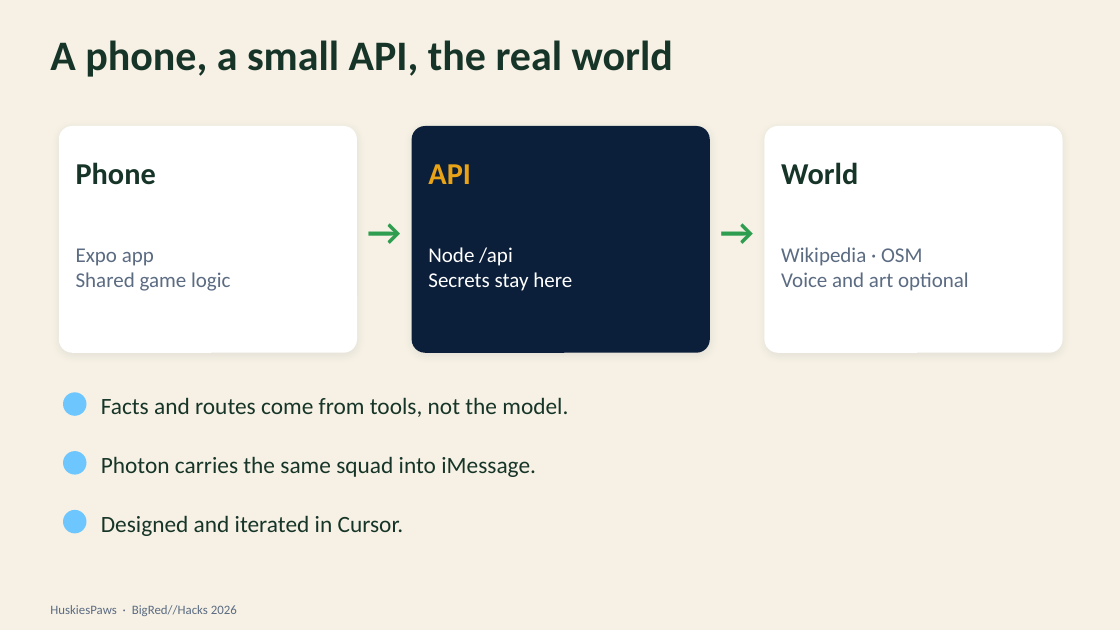
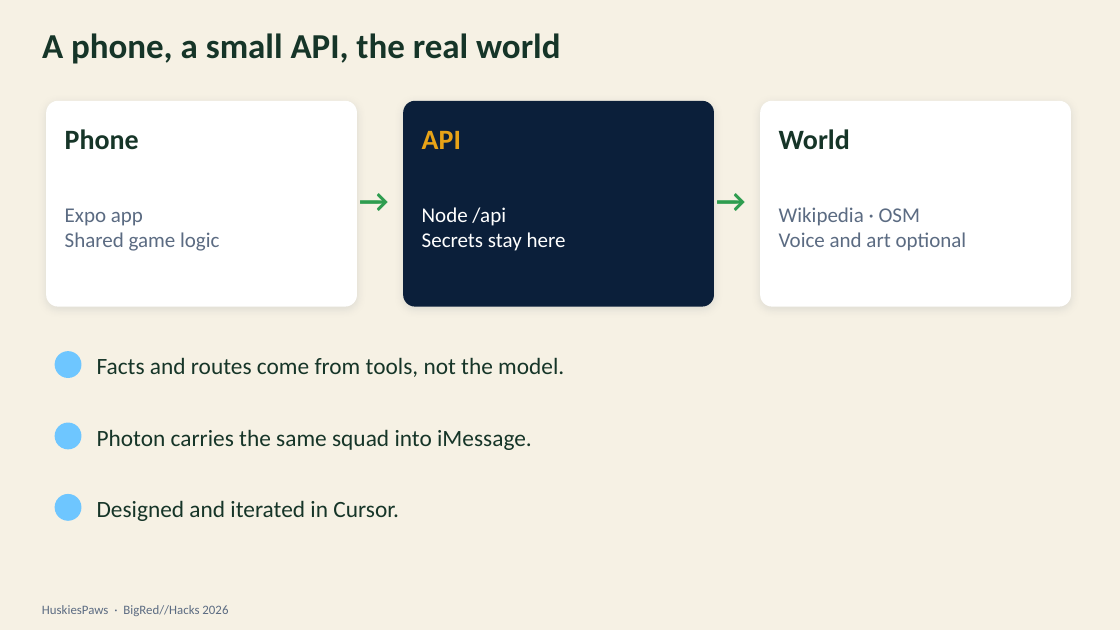
Before and after one commit to LuisMend12/HuskiesPaws, a slide deck: slide 5 of docs/presentation/HuskiesPaws-BigRedHacks-2026.pptx. Drawn at 1120x630 pixels with LibreOffice and Linux fonts; fonts in the diff are those of the drawing. Boxes give left, top, right and bottom in pixels: in the first picture for what was removed or moved away, otherwise in the second. Text is boxed around its words. In the diff, an @@ line names an element or a change of style, - is before the commit and + after.

```diff
--- a/docs/presentation/HuskiesPaws-BigRedHacks-2026.pptx
+++ b/docs/presentation/HuskiesPaws-BigRedHacks-2026.pptx
@@ title "A phone, a small API, ...": place and size @@
-title "A phone, a small API, ..." at (50, 40, 673, 77)
+title "A phone, a small API, ..." at (42, 33, 560, 64)
@@ title "A phone, a small API, ..." at (42, 33, 560, 64): size 36 to 30 pt @@
@@ shadow changed; proportions changed in 3 elements at (403, 101, 714, 307), (760, 101, 1071, 307), (46, 101, 357, 307) @@
@@ rounded rectangle: place and size @@
-rounded rectangle at (59, 126, 357, 353)
+rounded rectangle at (46, 101, 357, 307)
@@ size 26 to 24 pt in 3 elements at (779, 129, 850, 150), (422, 131, 461, 149), (65, 129, 139, 149) @@
@@ text "Phone": place and size @@
-text "Phone" at (76, 162, 156, 185)
+text "Phone" at (65, 129, 139, 149)
@@ rounded rectangle: place and size @@
-rounded rectangle at (412, 126, 710, 353)
+rounded rectangle at (403, 101, 714, 307)
@@ text "API": place and size @@
-text "API" at (428, 164, 471, 184)
+text "API" at (422, 131, 461, 149)
@@ rounded rectangle: place and size @@
-rounded rectangle at (765, 126, 1063, 353)
+rounded rectangle at (760, 101, 1071, 307)
@@ text "World": place and size @@
-text "World" at (781, 162, 858, 185)
+text "World" at (779, 129, 850, 150)
@@ text "Expo app": place and size @@
-text "Expo app" at (76, 248, 230, 291)
+text "Expo app" at (65, 208, 219, 251)
@@ text "→" at (344, 176, 403, 223): size 32 to 28 pt @@
@@ text "→": place and size @@
-text "→" at (353, 202, 416, 260)
+text "→" at (344, 176, 403, 223)
@@ text "Node /api": place and size @@
-text "Node /api" at (428, 247, 572, 291)
+text "Node /api" at (422, 207, 566, 251)
@@ text "→": place and size @@
-text "→" at (706, 202, 769, 260)
+text "→" at (702, 176, 760, 223)
@@ text "→" at (702, 176, 760, 223): size 32 to 28 pt @@
@@ text "Wikipedia · OSM": place and size @@
-text "Wikipedia · OSM" at (781, 247, 969, 291)
+text "Wikipedia · OSM" at (779, 207, 967, 251)
@@ ellipse: place and size @@
-ellipse at (63, 392, 87, 416)
+ellipse at (55, 351, 82, 378)
@@ text "Facts and routes come from ...": place and size @@
-text "Facts and routes come from ..." at (101, 397, 568, 417)
+text "Facts and routes come from ..." at (97, 357, 564, 377)
@@ text "Photon carries the same squad ...": place and size @@
-text "Photon carries the same squad ..." at (101, 456, 536, 477)
+text "Photon carries the same squad ..." at (97, 429, 532, 450)
@@ ellipse: place and size @@
-ellipse at (63, 451, 87, 475)
+ellipse at (55, 423, 82, 450)
@@ text "Designed and iterated in Cursor.": place and size @@
-text "Designed and iterated in Cursor." at (101, 515, 404, 536)
+text "Designed and iterated in Cursor." at (97, 500, 399, 521)
@@ ellipse: place and size @@
-ellipse at (63, 510, 87, 534)
+ellipse at (55, 494, 82, 521)
@@ text "HuskiesPaws · BigRed//Hacks 2026": place and size @@
-text "HuskiesPaws · BigRed//Hacks 2026" at (50, 605, 237, 616)
+text "HuskiesPaws · BigRed//Hacks 2026" at (42, 605, 228, 616)
```
Also in this commit, not shown: 4 other slides changed, 2 slides added, 2 slides removed, 23 other files.
